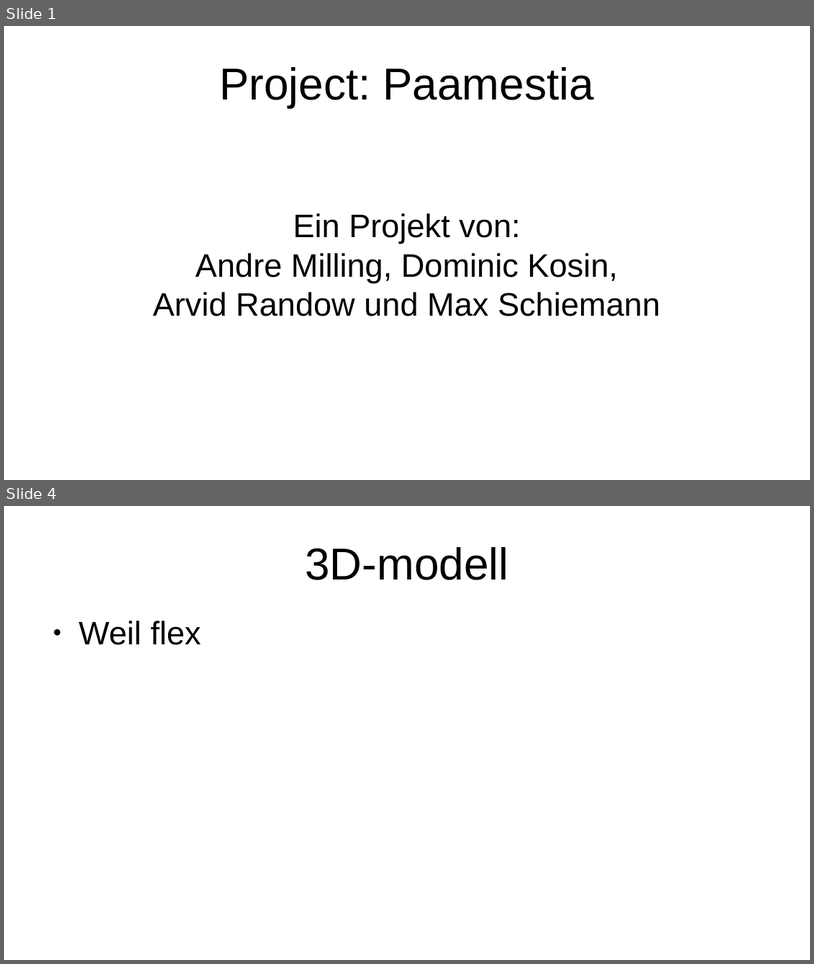
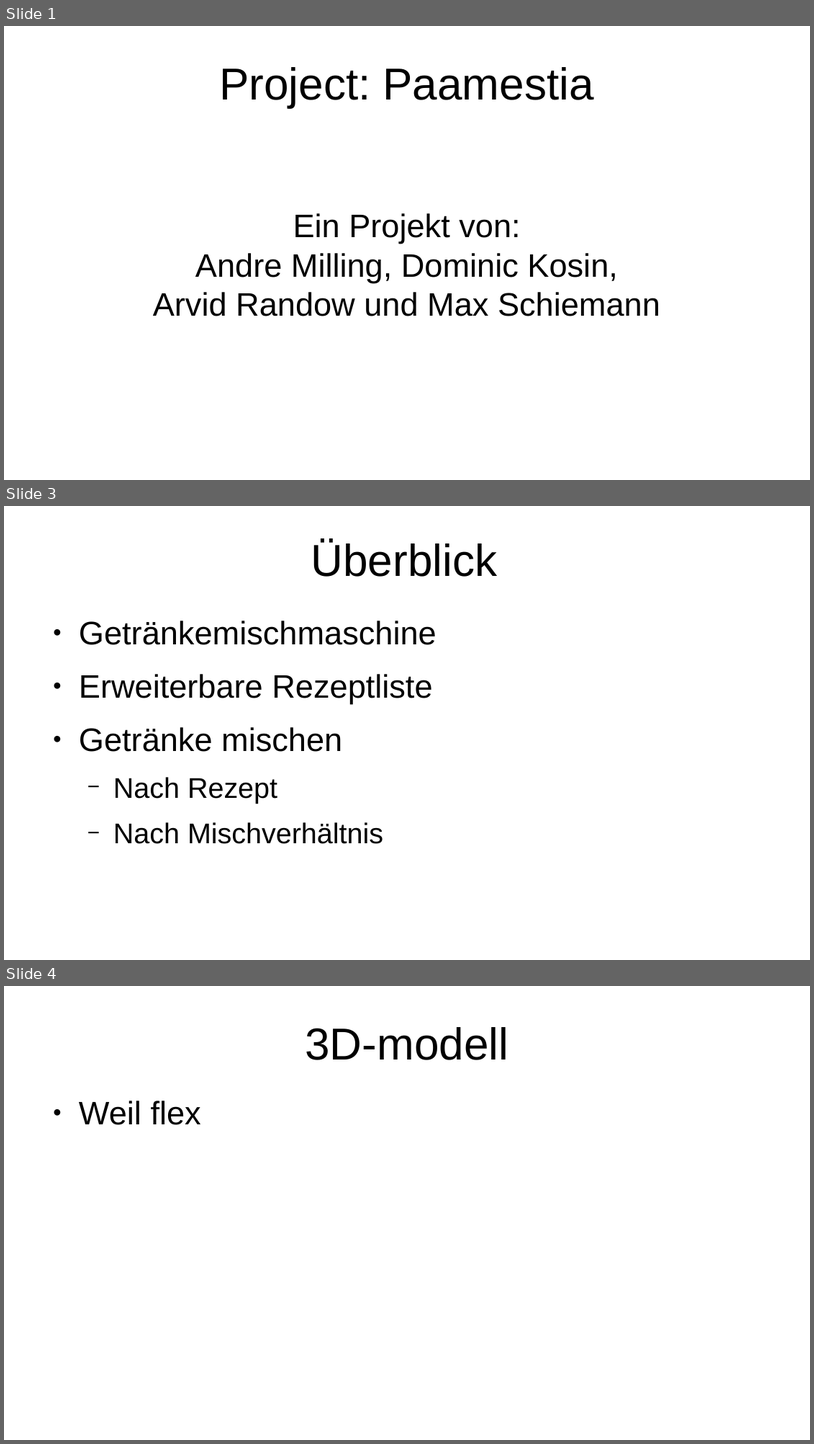
Before and after one commit to zauberwild/paamestia, a slide deck: doc/2020-12-16 Präsentation Projektvorhaben/Paamestia PPP.odp. Shown one above the other, each under a label of ours: slides 1 and 4 before the commit, slides 1, 3 and 4 after it; the slides between them are not shown. The pictures are 814x964 and 814x1444 pixels, drawn with LibreOffice and Linux fonts; fonts in the diff are those of the drawing. Boxes give left, top, right and bottom in pixels: in the first picture for what was removed or moved away, otherwise in the second. Text is boxed around its words. In the diff, an @@ line names an element or a change of style, - is before the commit and + after.

```diff
--- a/doc/2020-12-16 Präsentation Projektvorhaben/Paamestia PPP.odp
+++ b/doc/2020-12-16 Präsentation Projektvorhaben/Paamestia PPP.odp
@@ slide 3 added at [4, 506, 810, 960], background #FFFFFF @@
@@ title added at [311, 540, 497, 577], 44 pt, text #000000 @@
+Überblick
@@ text added at [79, 620, 437, 844], 32 pt, text #000000 @@
+● Getränkemischmaschine
+● Erweiterbare Rezeptliste
+● Getränke mischen
+  − Nach Rezept
+  − Nach Mischverhältnis
```
Also in this commit, not shown: 5 other slides added, 5 slides removed.
